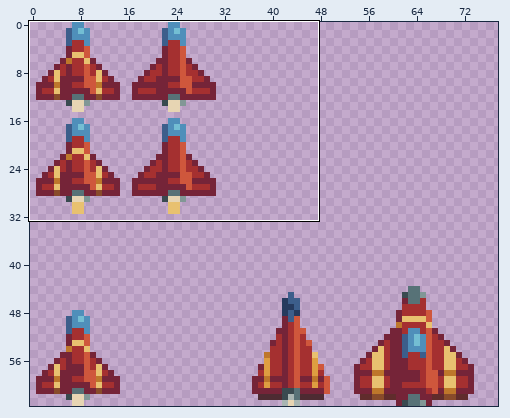
File history of a pixel-art file, assets/tileset.ase. The picture above shows the old version from afar; the outline marks the close-up.
Close-up. First the earlier version:
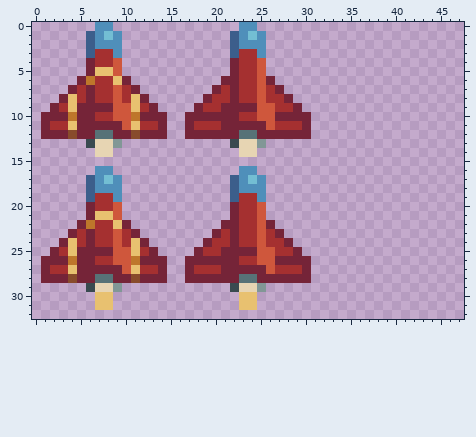
126x64 pixels, 1 frame. Shown: x 0..47, y 0..32. The wide view leaves out empty margins.
After:
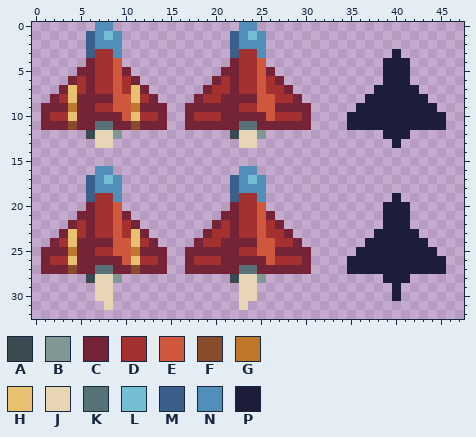
Palette (. is transparent): A #394a50  B #819796  C #752438  D #a53030  E #cf573c  F #884b2b  G #be772b  H #e8c170  J #e7d5b3  K #577277  L #73bed3  M #3c5e8b  N #4f8fba  P #1e1d39
Difference:
Layer "Spritesheet":
Colour C gives way to colour A in row 12 at x 6 and 22; in row 28 at x 6 and 22.
Colour C gives way to colour B in row 12 at x 9 and 25; in row 28 at x 9 and 25.
The edit adds colour C in row 5 at x 5, 10, 21 and 26; in row 6 at x 4, 11, 20 and 27; in row 7 at x 3, 12, 19 and 28; in row 8 at x 2, 13, 18 and 29; in row 9 at x 1, 14, 17 and 30; in row 21 at x 5, 10, 21 and 26.
The edit adds colour C in row 22 at x 4, 11, 20 and 27; in row 23 at x 3, 12, 19 and 28; in row 24 at x 2, 13, 18 and 29; in row 25 at x 1, 14, 17 and 30.
Colour D gives way to colour C in row 8 at x 5, 7 to 8, 21 and 23 to 24; in row 9 at x 3, 12, 19 to 20 and 27 to 28; in row 10 at x 7 to 8 and 23 to 24; in row 11 at x 2 to 3, 12 to 13, 18 to 20 and 27 to 29; in row 24 at x 5, 7 to 8, 21 and 23 to 24; in row 25 at x 3, 12, 19 to 20 and 27 to 28.
Colour D gives way to colour C in row 26 at x 7 to 8 and 23 to 24; in row 27 at x 2 to 3, 12 to 13, 18 to 20 and 27 to 29.
Colour E gives way to colour C in row 10 at x 9 and 25; in row 11 at x 10 and 26; in row 26 at x 9 and 25; in row 27 at x 10 and 26.
Colour G gives way to colour C in row 6 at x 6; in row 22 at x 6.
Colour C gives way to colour D in row 6 at x 5, 10, 21 and 26; in row 7 at x 20 and 27; in row 8 at x 3, 12, 19 and 28; in row 9 at x 7 to 8 and 23 to 24; in row 10 at x 2 to 3, 12 to 13, 18 to 20 and 27 to 29; in row 22 at x 5, 10, 21 and 26.
Colour C gives way to colour D in row 23 at x 20 and 27; in row 24 at x 3, 12, 19 and 28; in row 25 at x 7 to 8 and 23 to 24; in row 26 at x 2 to 3, 12 to 13, 18 to 20 and 27 to 29.
Colour H gives way to colour D in row 5 at x 7 to 8; in row 21 at x 7 to 8.
Colour D gives way to colour E in row 8 at x 10 and 26; in row 24 at x 10 and 26.
Colour H gives way to colour E in row 6 at x 9; in row 22 at x 9.
Colour H gives way to colour F in row 11 at x 4 and 11; in row 27 at x 4 and 11.
Colour H gives way to colour G in row 9 at x 4 and 11; in row 25 at x 4 and 11.
Colour C gives way to colour H in row 7 at x 4 and 11; in row 23 at x 4 and 11.
Colour G gives way to colour H in row 10 at x 4 and 11; in row 26 at x 4 and 11.
Colour H gives way to colour J in row 30 at x 7 to 8 and 23 to 24; in row 31 at x 8 and 23.
Colour K gives way to colour J in row 12 at x 7 to 8 and 23 to 24; in row 28 at x 7 to 8 and 23 to 24.
Colour C gives way to colour K in row 11 at x 7 to 8 and 23 to 24; in row 27 at x 7 to 8 and 23 to 24.
The edit adds colour P in row 3 at x 40; in rows 4 to 6 at x 39 to 41; in row 7 at x 38 to 42; in row 8 at x 37 to 43; in row 9 at x 36 to 44; in rows 10 to 11 at x 35 to 45.
The edit adds colour P in row 12 at x 39 to 41; in row 13 at x 40; in row 19 at x 40; in rows 20 to 22 at x 39 to 41; in row 23 at x 38 to 42; in row 24 at x 37 to 43.
The edit adds colour P in row 25 at x 36 to 44; in rows 26 to 27 at x 35 to 45; in row 28 at x 39 to 41; in rows 29 to 30 at x 40.
Colour A is gone in row 13 at x 6 and 22; in row 29 at x 6 and 22.
Colour B is gone in row 13 at x 9 and 25; in row 29 at x 9 and 25.
Colour C is gone in row 12 at x 1 to 3, 5, 10, 12 to 14, 17 to 21 and 26 to 30; in row 28 at x 1 to 3, 5, 10, 12 to 14, 17 to 21 and 26 to 30.
Colour F is gone in row 12 at x 4 and 11; in row 28 at x 4 and 11.
Colour H is gone in row 31 at x 7 and 24.
Colour J is gone in row 14 at x 7 to 8 and 23 to 24.
